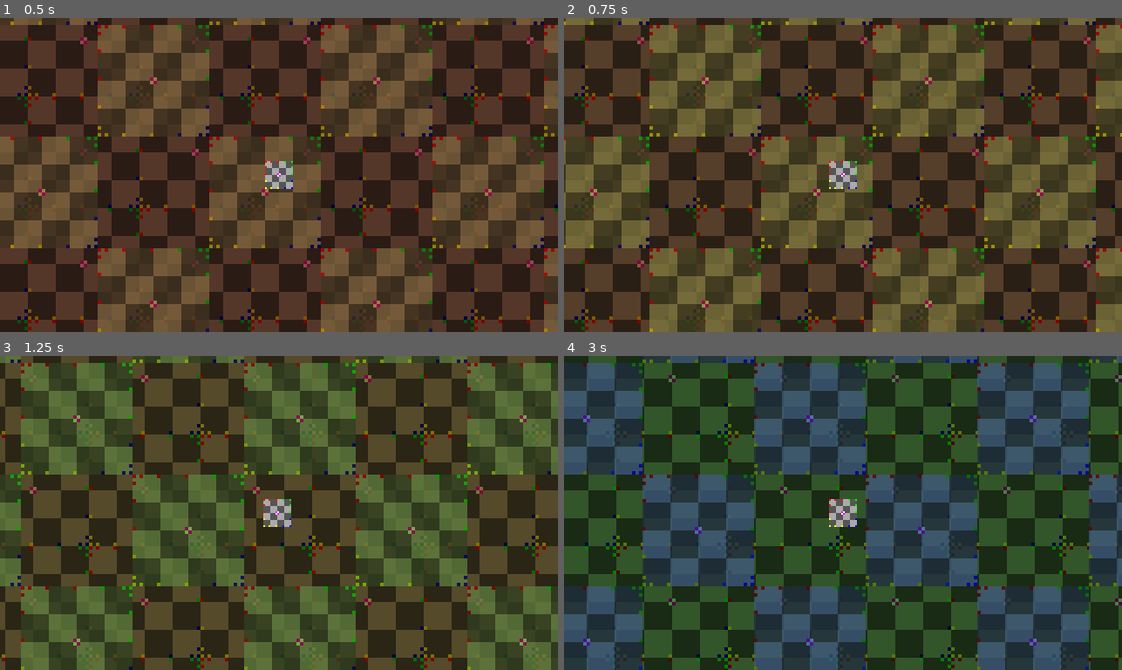
Above: before the commit, frames 1-4 (two rows, left to right).
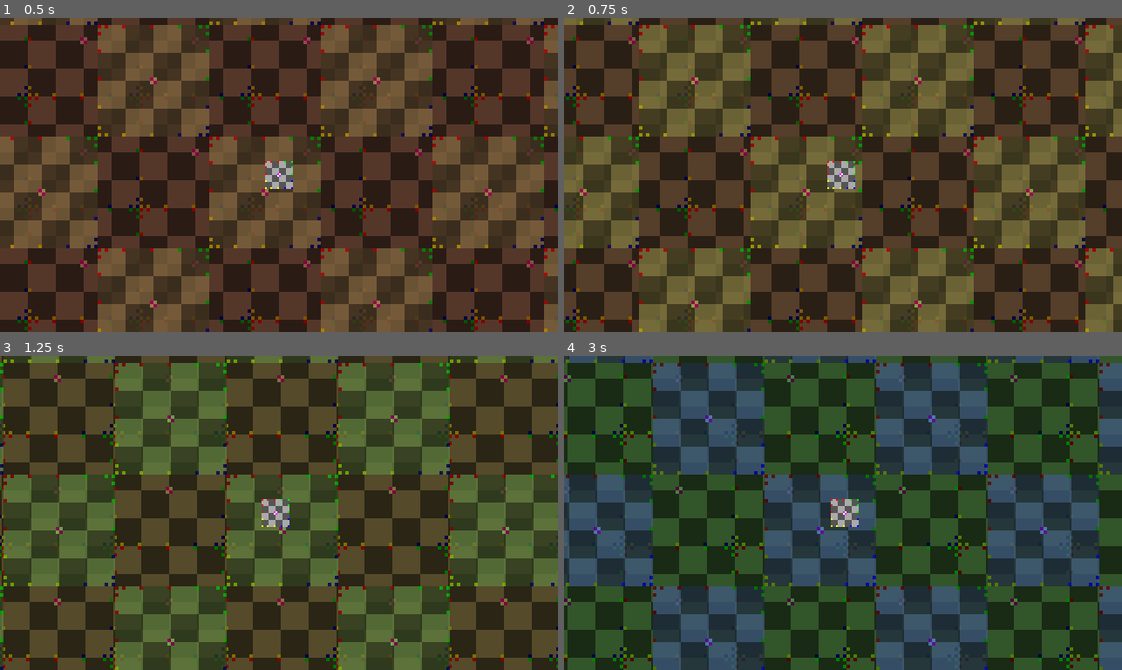
Above: after the commit, the same moments.

Repository: InvadingOctopus/comedot
Game: Godot game, scene res://Entities/Characters/PlayerEntityTemplate.tscn
Two runs of this game, one before a commit and one after it. Both use one fixed random seed, a clock stepped at 60 frames per second and the inputs below. This scene is started directly instead of the project's main scene.
Inputs (mouse positions are in pixels of both pictures, inside the frame that each line leads up to):
- Up to frame 1 (0.5 s): no input
- Up to frame 2 (0.75 s): move the mouse to (965, 159) at 0.52 s; hold Right (moveRight) from 0.53 s (still down); click (965, 159) at 0.6 s
- Up to frame 3 (1.25 s): keep holding Right (moveRight); tap Space (jump) at 0.77 s
- Up to frame 4 (3 s): move the mouse to (731, 528) at 1.27 s; right-click (731, 528) at 1.35 s; tap Space (jump) at 1.52 s; move the mouse to (898, 443) at 2.02 s; release Right (moveRight) at 2.03 s; hold Left (moveLeft) 2.03-2.78 s; click (898, 443) at 2.1 s; move the mouse to (815, 575) at 2.77 s; hold Right (moveRight) from 2.78 s (still down); right-click (815, 575) at 2.85 s

Frame 1 is identical in both runs. In frame 2, 37% of the frame differs, in the area x 0-100%, y 0-100%; in frame 3, 96%; in frame 4, 98%.

Commit message:
Change Player Template to Overhead Control
Make it easier to test prototype scenes by allowing movement in all directions.

Diff:
--- a/Entities/Characters/PlayerEntityTemplate.tscn
+++ b/Entities/Characters/PlayerEntityTemplate.tscn
@@ -1,9 +1,8 @@
-[gd_scene load_steps=6 format=3 uid="uid://b6c5d68ty35va"]
+[gd_scene load_steps=5 format=3 uid="uid://b6c5d68ty35va"]
 
 [ext_resource type="Script" path="res://Entities/Characters/PlayerEntity.gd" id="1_gtqja"]
 [ext_resource type="Texture2D" uid="uid://cygvb20buqi2q" path="res://Assets/Images/Checkerboard16x16.png" id="2_wfqpn"]
-[ext_resource type="PackedScene" uid="uid://ccsoh7ro7xqlb" path="res://Components/Control/PlatformerControlComponent.tscn" id="3_qek6v"]
-[ext_resource type="PackedScene" uid="uid://bck0vjn8mg1aw" path="res://Components/Control/JumpControlComponent.tscn" id="4_tsh3x"]
+[ext_resource type="PackedScene" uid="uid://ctlquc31j3uwi" path="res://Components/Control/OverheadControlComponent.tscn" id="3_3awaj"]
 
 [sub_resource type="RectangleShape2D" id="RectangleShape2D_sg2kd"]
 size = Vector2(16, 16)
@@ -26,6 +25,4 @@
 rotation_smoothing_enabled = true
 rotation_smoothing_speed = 10.0
 
-[node name="PlatformerControlComponent" parent="." instance=ExtResource("3_qek6v")]
-
-[node name="JumpControlComponent" parent="." instance=ExtResource("4_tsh3x")]
+[node name="OverheadControlComponent" parent="." instance=ExtResource("3_3awaj")]
